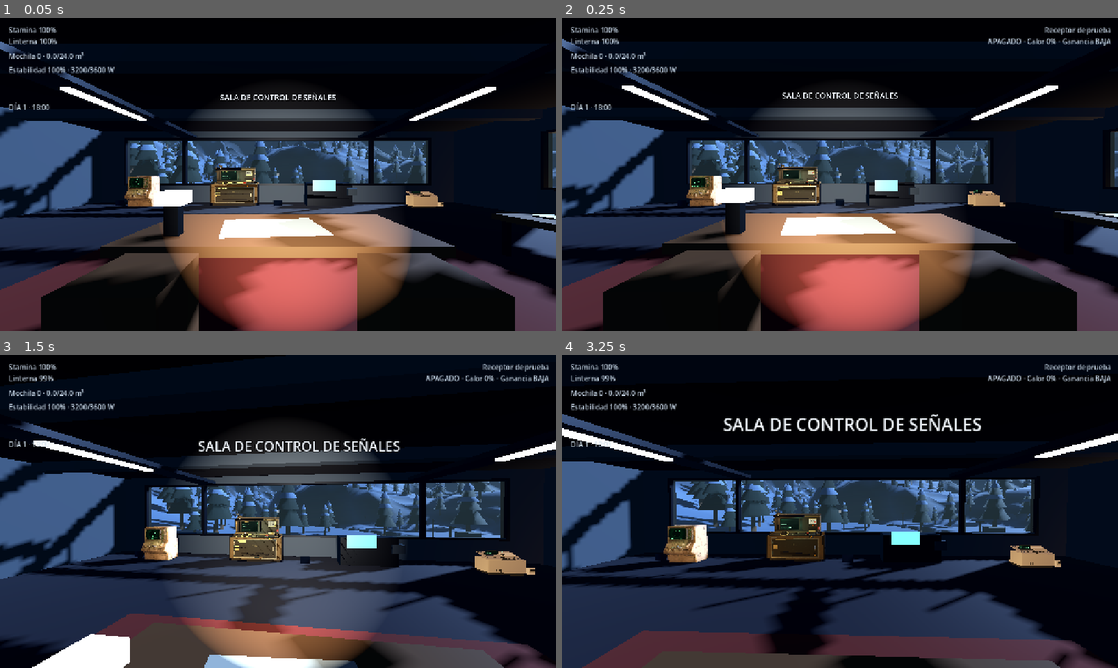
Above: before the commit, frames 1-4 (two rows, left to right).
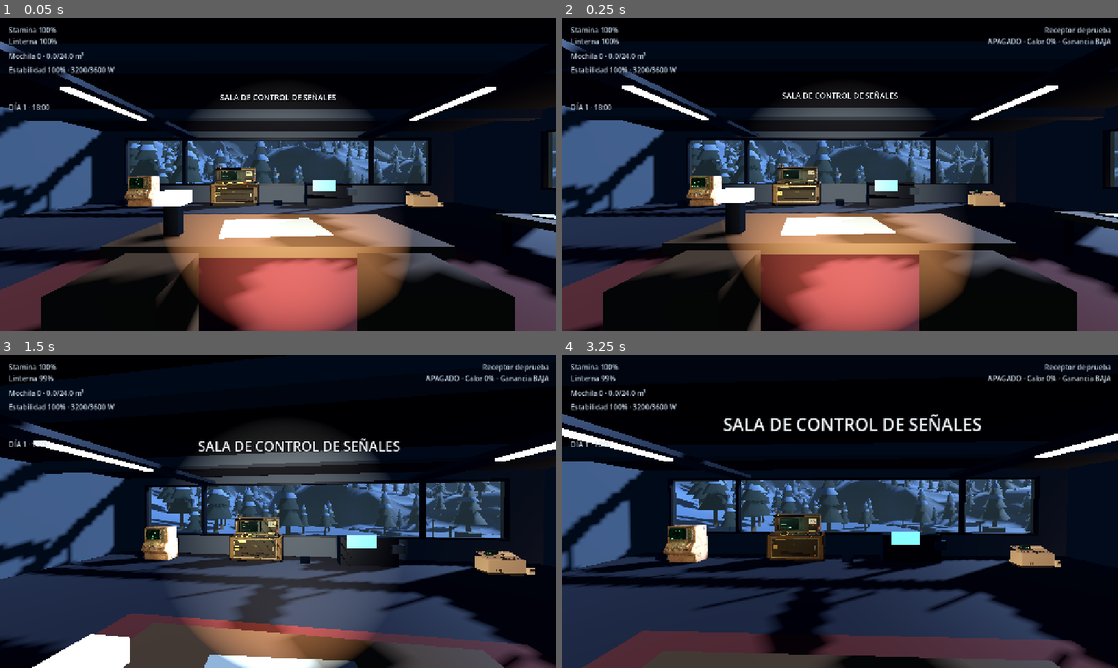
Above: after the commit, the same moments.

Repository: kodkodnap/kenoma
Game: Godot game, scene res://scenes/main.tscn
Same seed, same stepped clock (60 frames per second), same inputs: the game is played once before the commit and once after it.
Inputs (mouse positions are in pixels of both pictures, inside the frame that each line leads up to):
- Up to frame 1 (0.05 s): no input
- Up to frame 2 (0.25 s): no input
- Up to frame 3 (1.5 s): tap Enter at 0.5 s; move the mouse to (305, 511) at 0.52 s; hold Ctrl (crouch) 0.53-1.28 s; hold W (move_forward) from 0.53 s (still down); click (305, 511) at 0.67 s; tap Space (jump) at 0.77 s; move the mouse to (250, 511) at 1.27 s; tap G (drop) at 1.35 s
- Up to frame 4 (3.25 s): keep holding W (move_forward); tap Space (jump) at 1.52, 3.02 s; move the mouse to (851, 505) at 2.02 s; hold F (flashlight) 2.03-2.78 s; move the mouse to (834, 517) at 2.77 s; tap E (interact) at 2.85 s; click (834, 517) at 2.92 s

The runs differ from the first frame. In frame 1, less than 0.1% of the frame differs, in the area x 43-100%, y 43-53%; in frame 2, less than 0.1%; in frame 3, 0.2%, in the area x 46-90%, y 43-58%; in frame 4, 0.1%.

Commit message:
fix(world): quitar auto-sombras del terreno que rayaban la nieve

Diff:
--- a/godot/scripts/world/terrain_builder.gd
+++ b/godot/scripts/world/terrain_builder.gd
@@ -76,7 +76,8 @@
 			single_inst.name = "Terrain_" + tag
 			single_inst.mesh = single
 			single_inst.material_override = _terrain_material
-			single_inst.cast_shadow = GeometryInstance3D.SHADOW_CASTING_SETTING_ON
+			# El terreno solo recibe sombras: proyectarlas sobre sí mismo deja franjas negras en la nieve.
+			single_inst.cast_shadow = GeometryInstance3D.SHADOW_CASTING_SETTING_OFF
 			add_child(single_inst)
 		return
 	var quads := [
@@ -97,7 +98,8 @@
 		inst.name = "Terrain_%s_%s" % [tag, String(q["suffix"])]
 		inst.mesh = mesh
 		inst.material_override = _terrain_material
-		inst.cast_shadow = GeometryInstance3D.SHADOW_CASTING_SETTING_ON
+		# El terreno solo recibe sombras: proyectarlas sobre sí mismo deja franjas negras en la nieve.
+		inst.cast_shadow = GeometryInstance3D.SHADOW_CASTING_SETTING_OFF
 		add_child(inst)
 
 
